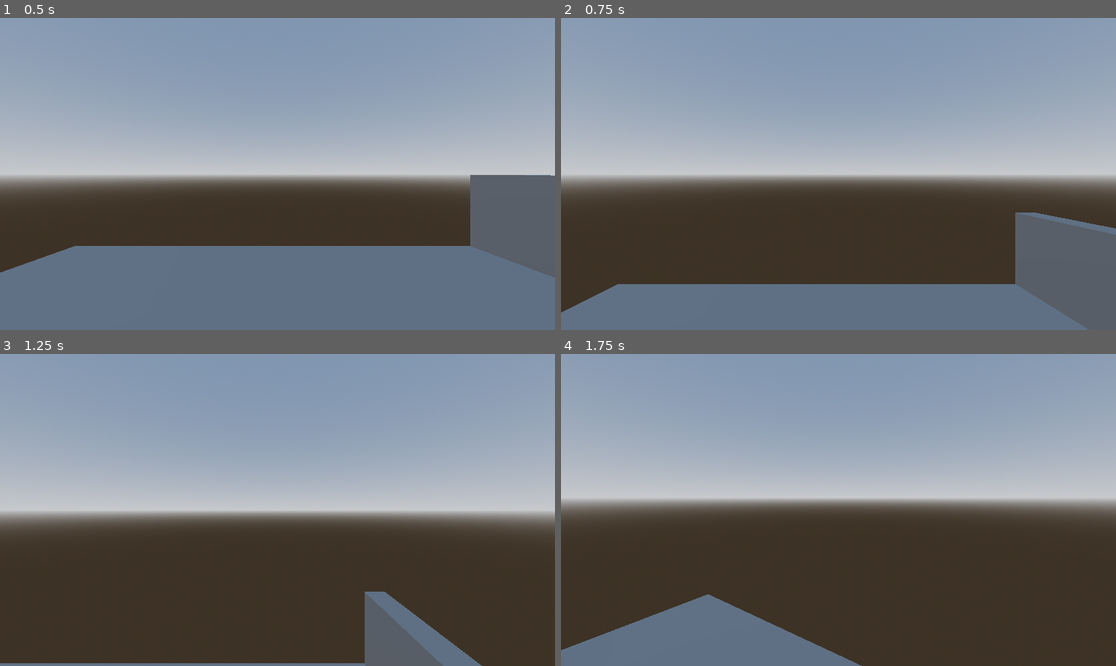
Above: before the commit, frames 1-4 (two rows, left to right).
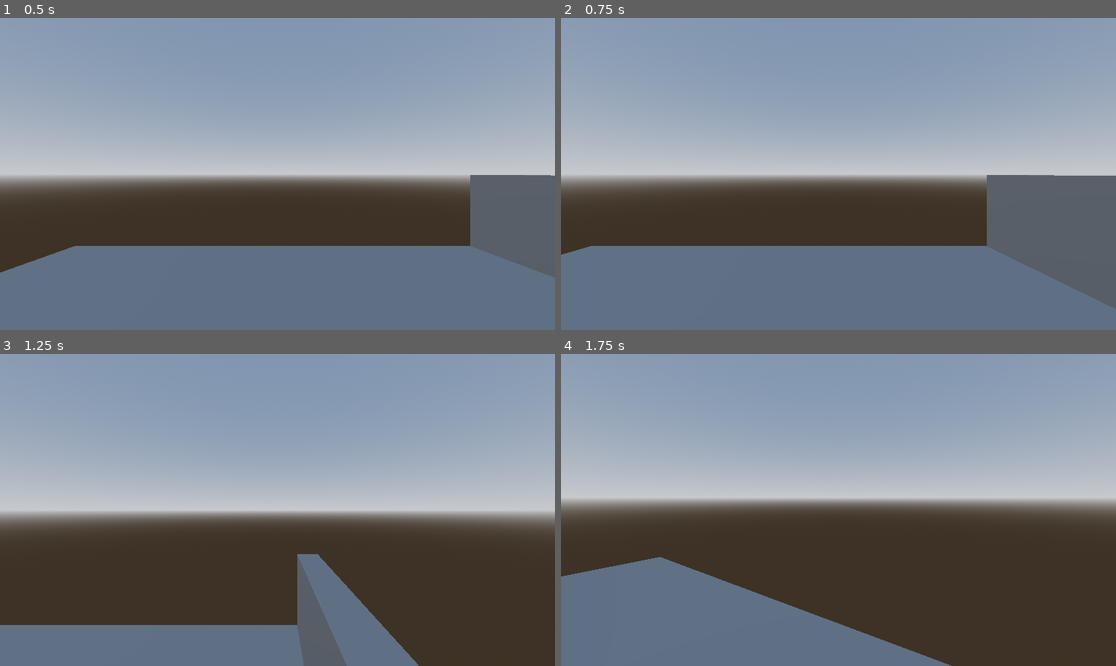
Above: after the commit, the same moments.

Repository: enigma999/Critical-Take-Over
Game: Godot game, scene res://scenes/game.tscn
Two runs of this game, one before a commit and one after it. Both use one fixed random seed, a clock stepped at 60 frames per second and the inputs below.
Inputs (mouse positions are in pixels of both pictures, inside the frame that each line leads up to):
- Up to frame 1 (0.5 s): no input
- Up to frame 2 (0.75 s): tap Enter (ui_accept) at 0.5, 0.6 s; move the mouse to (960, 158) at 0.52 s; hold D (right) from 0.53 s (still down); click (960, 158) at 0.67 s
- Up to frame 3 (1.25 s): keep holding D (right); tap Space (jump, bound only after the commit) at 0.77, 0.8, 1.07 s
- Up to frame 4 (1.75 s): move the mouse to (810, 510) at 1.27 s; release D (right) at 1.28 s; hold W (forward) from 1.28 s (still down); tap Space (jump, bound only after the commit) at 1.35, 1.52 s; tap Enter (ui_accept) at 1.55 s

Frame 1 is identical in both runs. In frame 2, 16% of the frame differs, in the area x 0-100%, y 50-100%; in frame 3, 13%; in frame 4, 8.0%.

Commit message:
wat waardes aangepast

Diff:
--- a/project.godot
+++ b/project.godot
@@ -37,6 +37,11 @@
 "events": [Object(InputEventKey,"resource_local_to_scene":false,"resource_name":"","device":-1,"window_id":0,"alt_press …(192 unchanged characters)…
 ]
 }
+jump={
+"deadzone": 0.5,
+"events": [Object(InputEventKey,"resource_local_to_scene":false,"resource_name":"","device":-1,"window_id":0,"alt_pressed":false,"shift_pressed":false,"ctrl_pressed":false,"meta_pressed":false,"pressed":false,"keycode":0,"physical_keycode":32,"key_label":0,"unicode":32,"location":0,"echo":false,"script":null)
+]
+}
 
 [rendering]
 
--- a/scripts/movement.gd
+++ b/scripts/movement.gd
@@ -1,20 +1,22 @@
 extends CharacterBody3D
 
 
-const SPEED: float = 5
-const ACCELERATION: float = 5
+const SPEED: float = 8.0
+const ACCELERATION: float = 12.0
 const JUMP_VELOCITY: float = 4.5
+const GRAVITY: float = 10.0
 
+#puur @export toegevoegd voor het tweaken enzo
 @export var current_speed: float = SPEED
 @export var acceleration: float = ACCELERATION
-@export var gravity:float = 5
+@export var gravity:float = GRAVITY
 @export var sensitivity:float  = 0.1
 @export var minimum_angle:float = -80
 @export var maximum_angle:float = 90
 
 @onready var head = $Head
 
-var look_rot: Vector2
+var look_rotation: Vector2
 
 #func _ready() -> void:
 	#Input.set_mouse_mode(Input.MOUSE_MODE_CAPTURED)
@@ -23,14 +25,12 @@
 		# Add the gravity.
 	if not is_on_floor():
 		velocity.y -= gravity * delta
-
 	# Handle Jump.
-	if Input.is_action_just_pressed("ui_accept") and is_on_floor():
+	if Input.is_action_just_pressed("jump") and is_on_floor():
 		velocity.y = JUMP_VELOCITY
 
 
 	# Get the input direction and handle the movement/deceleration.
-	# As good practice, you should replace UI actions with custom gameplay actions.
 	var input_dir := Input.get_vector("left", "right", "forward", "backward")
 	var direction := (transform.basis * Vector3(input_dir.x, 0, input_dir.y)).normalized()
 
@@ -42,8 +42,11 @@
 		velocity.z = lerp(velocity.z, 0.0, acceleration * delta)
 
 	move_and_slide()
-	head.rotation_degrees.x = look_rot.x
-	rotation_degrees.y = look_rot.y
+	set_camera_direction()
+
+func set_camera_direction()->void:
+	head.rotation_degrees.x = look_rotation.x
+	rotation_degrees.y = look_rotation.y
 
 func _input(event):
 	if event is InputEventMouseButton:
@@ -52,6 +55,6 @@
 		Input.set_mouse_mode(Input.MOUSE_MODE_VISIBLE)
 	if Input.get_mouse_mode() == Input.MOUSE_MODE_CAPTURED:
 		if event is InputEventMouseMotion:
-			look_rot.y -= (event.relative.x * sensitivity)
-			look_rot.x -= (event.relative.y * sensitivity)
-			look_rot.x = clamp(look_rot.x, minimum_angle, maximum_angle)
+			look_rotation.y -= (event.relative.x * sensitivity)
+			look_rotation.x -= (event.relative.y * sensitivity)
+			look_rotation.x = clamp(look_rotation.x, minimum_angle, maximum_angle)
